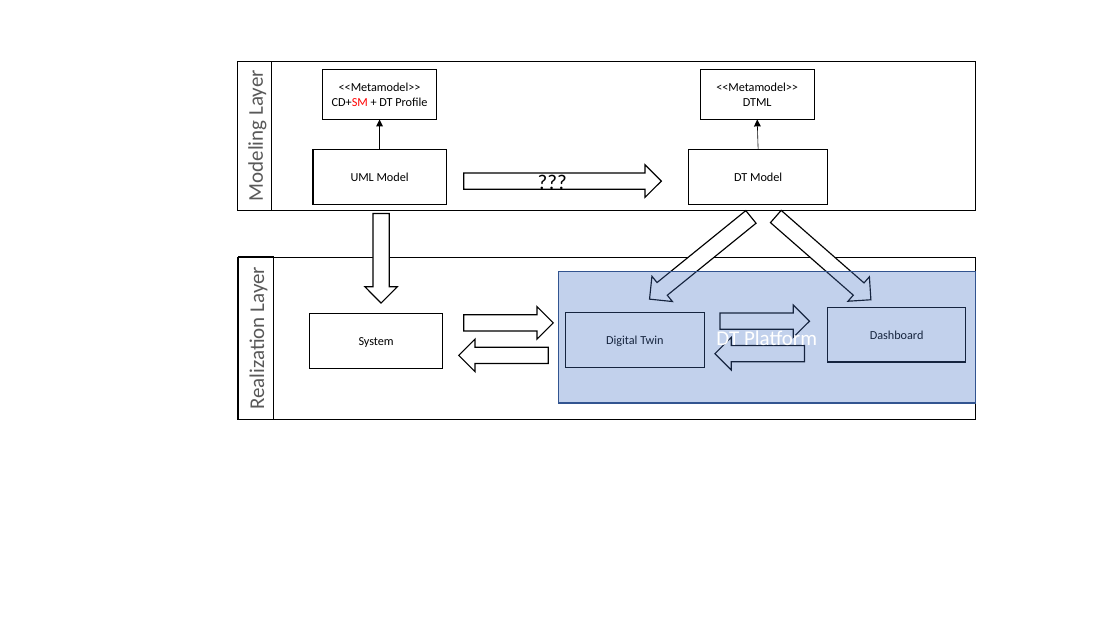
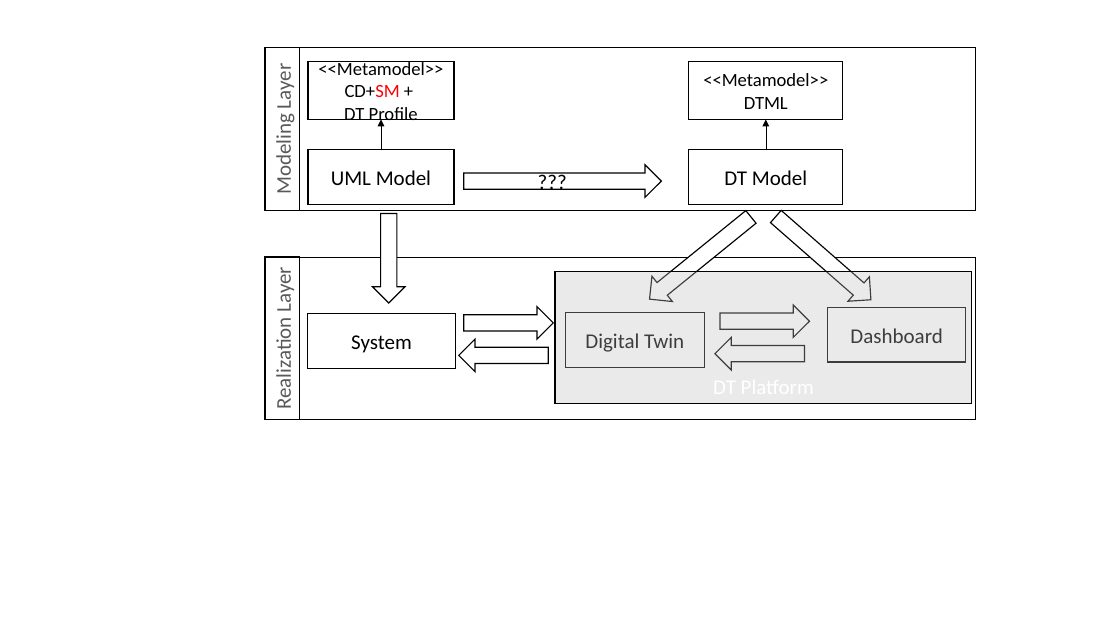
Before and after one commit to cdl-mint/at-journal, a slide deck: slide 5 of figures/2022_AT_Figures.pptx. Drawn at 1120x630 pixels with LibreOffice and Linux fonts; fonts in the diff are those of the drawing. Boxes give left, top, right and bottom in pixels: in the first picture for what was removed or moved away, otherwise in the second. Text is boxed around its words. In the diff, an @@ line names an element or a change of style, - is before the commit and + after.

```diff
--- a/figures/2022_AT_Figures.pptx
+++ b/figures/2022_AT_Figures.pptx
@@ rectangle "Modeling Layer": place and size @@
-rectangle "Modeling Layer" at bbox=[237, 61, 271, 210]
+rectangle "Modeling Layer" at bbox=[265, 47, 300, 210]
@@ rectangle: place and size @@
-rectangle at bbox=[238, 61, 975, 211]
+rectangle at bbox=[265, 48, 975, 211]
@@ rectangle "<<Metamodel>>": place and size @@
-rectangle "<<Metamodel>>" at bbox=[323, 70, 437, 120]
+rectangle "<<Metamodel>>" at bbox=[308, 61, 455, 119]
@@ text in rectangle at bbox=[318, 61, 443, 75]: size 10.5 to 16 pt in "<<Metamodel>>" @@
@@ text in rectangle at bbox=[344, 85, 418, 125]: text changed; size 10.5 to 16 pt @@
-CD+SM + DT Profile
+CD+SM +
+DT Profile
@@ rectangle "<<Metamodel>>": place and size @@
-rectangle "<<Metamodel>>" at bbox=[701, 70, 815, 120]
+rectangle "<<Metamodel>>" at bbox=[689, 61, 843, 119]
@@ rectangle "<<Metamodel>>" at bbox=[689, 61, 843, 119]: size 10.5 to 16 pt @@
@@ arrow moved from (759, 150) - (757, 119) to (766, 150) - (766, 119) @@
@@ rectangle "UML Model": place and size @@
-rectangle "UML Model" at bbox=[313, 150, 447, 204]
+rectangle "UML Model" at bbox=[308, 150, 455, 204]
@@ size 10.5 to 18 pt in 5 elements at bbox=[565, 313, 704, 367], bbox=[828, 308, 966, 362], bbox=[308, 150, 455, 204], bbox=[308, 313, 455, 368], bbox=[689, 150, 843, 204] @@
@@ rectangle "DT Model": place and size @@
-rectangle "DT Model" at bbox=[689, 150, 828, 204]
+rectangle "DT Model" at bbox=[689, 150, 843, 204]
@@ down arrow: place and size @@
-down arrow at bbox=[365, 213, 397, 303]
+down arrow at bbox=[373, 213, 406, 303]
@@ rectangle "Realization Layer": place and size @@
-rectangle "Realization Layer" at bbox=[239, 257, 273, 420]
+rectangle "Realization Layer" at bbox=[265, 257, 300, 420]
@@ rectangle: place and size @@
-rectangle at bbox=[238, 258, 976, 420]
+rectangle at bbox=[265, 258, 976, 420]
@@ rectangle: place and size @@
-rectangle at bbox=[559, 271, 975, 403]
+rectangle at bbox=[555, 271, 972, 403]
@@ rectangle at bbox=[555, 271, 972, 403]: fill #4472C4 at 32% opacity to #BFBFBF at 32% opacity; outline #325491 1 pt to #000000 1 pt @@
@@ rectangle "System": place and size @@
-rectangle "System" at bbox=[309, 313, 443, 368]
+rectangle "System" at bbox=[308, 313, 455, 368]
@@ text in rectangle at bbox=[716, 328, 817, 352]: text removed @@
-DT Platform
```
Also in this commit, not shown: 5 other slides changed, 7 other files.
